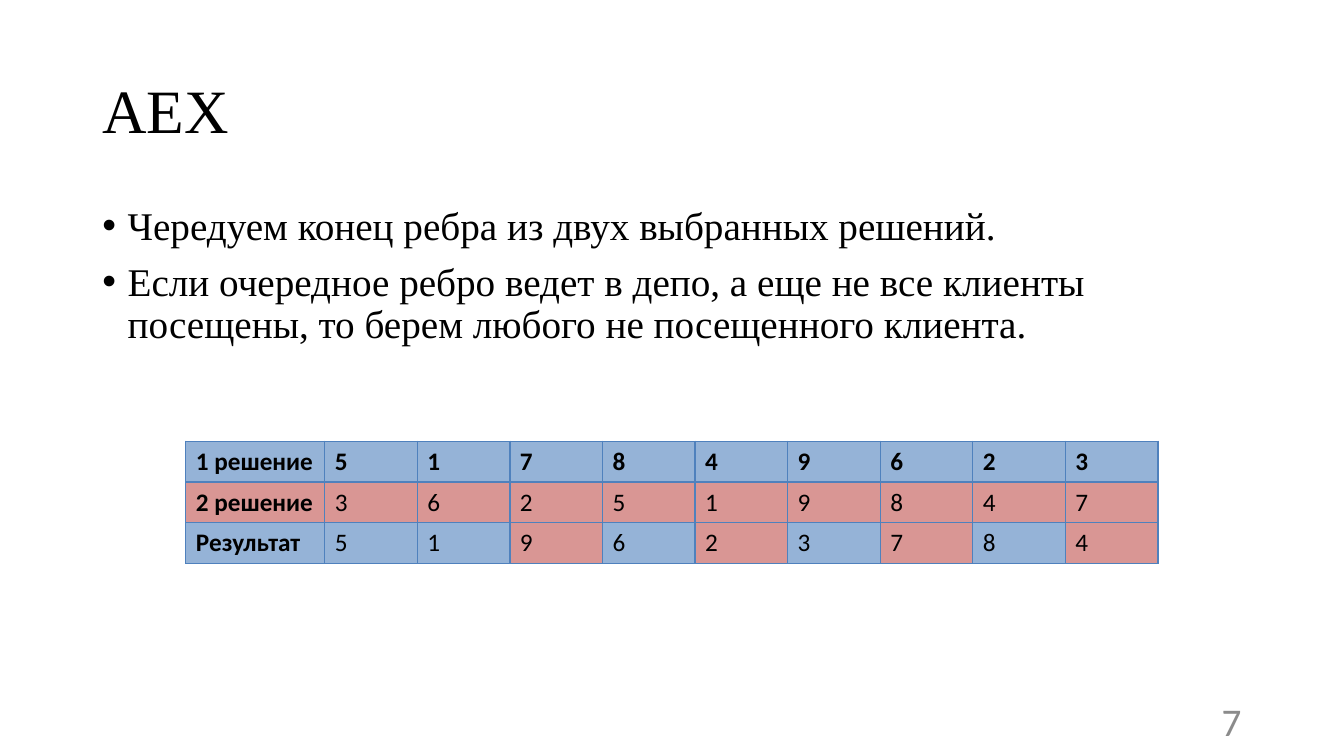
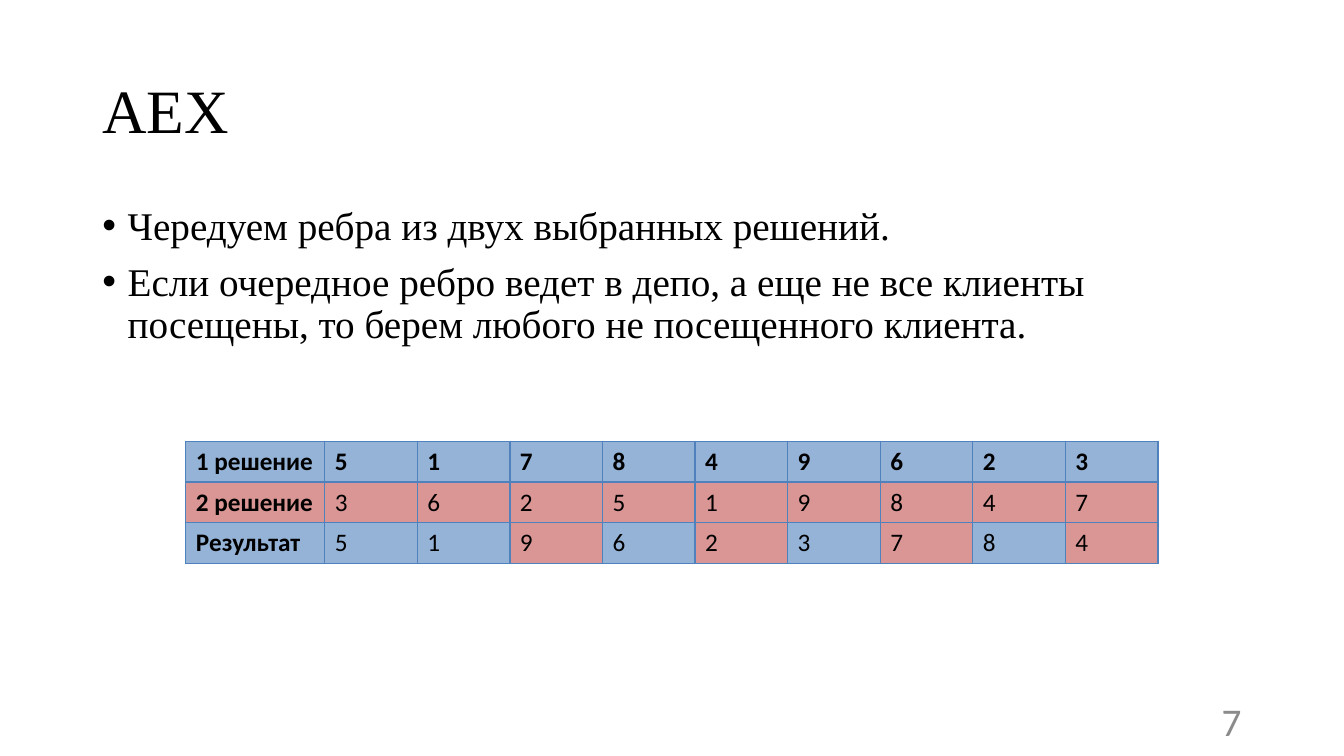
Before and after one commit to nikitka406/diplom, a slide deck: slide 7 of cpeck/diplom.pptx. Drawn at 1344x756 pixels with LibreOffice and Linux fonts; fonts in the diff are those of the drawing. Boxes give left, top, right and bottom in pixels: in the first picture for what was removed or moved away, otherwise in the second. Text is boxed around its words. In the diff, an @@ line names an element or a change of style, - is before the commit and + after.

```diff
--- a/cpeck/diplom.pptx
+++ b/cpeck/diplom.pptx
@@ text at [128,212,890,247]: text changed @@
-• Чередуем конец ребра из двух выбранных решений.
+• Чередуем ребра из двух выбранных решений.
```
Also in this commit, not shown: 13 other files.
